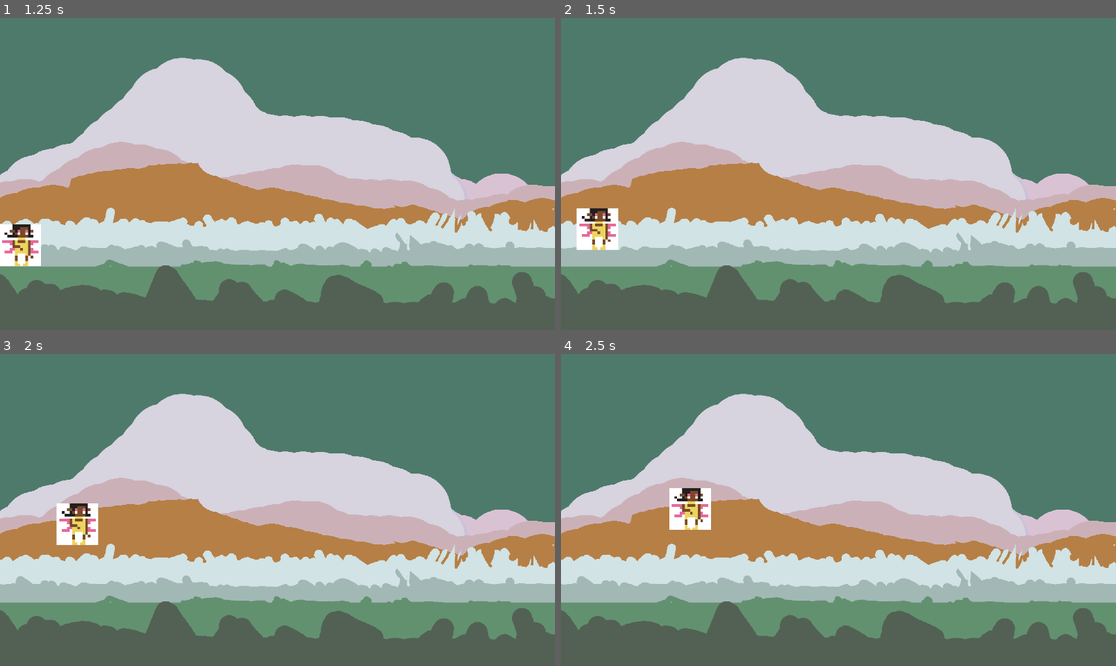
Above: before the commit, frames 1-4 (two rows, left to right).
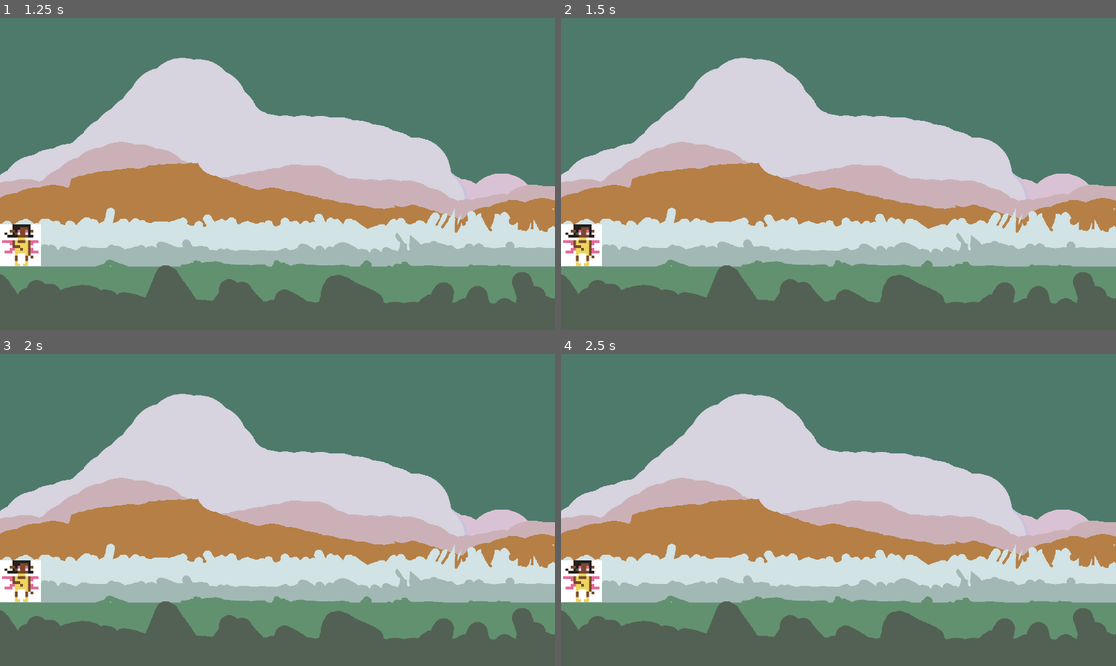
Above: after the commit, the same moments.

Repository: Teakitter/FlightlessFaeries
Game: Godot game, scene res://scenes/menu.tscn
Same seed, same stepped clock (60 frames per second), same inputs: the game is played once before the commit and once after it.
Inputs:
- Up to frame 1 (1.25 s): click "Play" at 0.5 s
- Up to frame 2 (1.5 s): tap Enter at 1.25 s; hold D (move_right, bound only before the commit) from 1.28 s (still down); hold W (jump, bound only after the commit) from 1.28 s (still down)
- Up to frame 3 (2 s): keep holding D (move_right, bound only before the commit); keep holding W (jump, bound only after the commit)
- Up to frame 4 (2.5 s): keep holding D (move_right, bound only before the commit); release W (jump, bound only after the commit) at 2.03 s; tap W (jump, bound only after the commit) at 2.1, 2.27 s

Frame 1 is identical in both runs. In frame 2, 1.6% of the frame differs, in the area x 0-11%, y 61-80%; in frame 3, 2.0%, in the area x 0-18%, y 47-80%; in frame 4, 2.0%.

Commit message:
jump control script

Diff:
--- a/game/project.godot
+++ b/game/project.godot
@@ -34,25 +34,10 @@
 
 [input]
 
-move_left={
+jump={
 "deadzone": 0.5,
-"events": [Object(InputEventKey,"resource_local_to_scene":false,"resource_name":"","device":-1,"window_id":0,"alt_pressed":false,"shift_pressed":false,"ctrl_pressed":false,"meta_pressed":false,"pressed":false,"keycode":0,"physical_keycode":65,"key_label":0,"unicode":97,"echo":false,"script":null)
-]
-}
-move_right={
-"deadzone": 0.5,
-"events": [Object(InputEventKey,"resource_local_to_scene":false,"resource_name":"","device":-1,"window_id":0,"alt_pressed":false,"shift_pressed":false,"ctrl_pressed":false,"meta_pressed":false,"pressed":false,"keycode":0,"physical_keycode":68,"key_label":0,"unicode":100,"echo":false,"script":null)
-]
-}
-move_up={
-"deadzone": 0.5,
-"events": [Object(InputEventKey,"resource_local_to_scene":false,"resource_name":"","device":-1,"window_id":0,"alt_pressed":false,"shift_pressed":false,"ctrl_pressed":false,"meta_pressed":false,"pressed":false,"keycode":0,"physical_keycode":32,"key_label":0,"unicode":32,"echo":false,"script":null)
-, Object(InputEventKey,"resource_local_to_scene":false,"resource_name":"","device":-1,"window_id":0,"alt_pressed":false,"shift_pressed":false,"ctrl_pressed":false,"meta_pressed":false,"pressed":false,"keycode":0,"physical_keycode":87,"key_label":0,"unicode":119,"echo":false,"script":null)
-]
-}
-move_down={
-"deadzone": 0.5,
-"events": [Object(InputEventKey,"resource_local_to_scene":false,"resource_name":"","device":-1,"window_id":0,"alt_pressed":false,"shift_pressed":false,"ctrl_pressed":false,"meta_pressed":false,"pressed":false,"keycode":0,"physical_keycode":83,"key_label":0,"unicode":115,"echo":false,"script":null)
+"events": [Object(InputEventKey,"resource_local_to_scene":false,"resource_name":"","device":-1,"window_id":0,"alt_pressed":false,"shift_pressed":false,"ctrl_pressed":false,"meta_pressed":false,"pressed":false,"keycode":0,"physical_keycode":87,"key_label":0,"unicode":119,"echo":false,"script":null)
+, Object(InputEventKey,"resource_local_to_scene":false,"resource_name":"","device":-1,"window_id":0,"alt_pressed":false,"shift_pressed":false,"ctrl_pressed":false,"meta_pressed":false,"pressed":false,"keycode":0,"physical_keycode":32,"key_label":0,"unicode":32,"echo":false,"script":null)
 ]
 }
 
--- a/game/script/player.gd
+++ b/game/script/player.gd
@@ -1,11 +1,20 @@
 extends CharacterBody2D
 
-@export var SPEED = 400
+const GRAVITY : int = 4200
+const JUMP_SPEED : int = -1800
 
-func get_input():
-	var input_direction = Input.get_vector("move_left", "move_right", "move_up", "move_down")
-	velocity = input_direction * SPEED
+# Called every frame.
+func _physics_process(delta):
+	velocity.y += GRAVITY + delta
+	if is_on_floor():
+		if Input.is_action_pressed("jump"):
+			velocity.y = JUMP_SPEED
+			# $JumpSound.play()
+		#elif Input.is_action_pressed("duck"):
+			#$AnimatedSprite2D.play("duck")
+		#else:
+			#$AnimatedSprite2D.play("run")
+	#else:
+		#$animatedSprite2D.play("jump")
 
-func _physics_process(_delta):
-	get_input()
 	move_and_slide()
